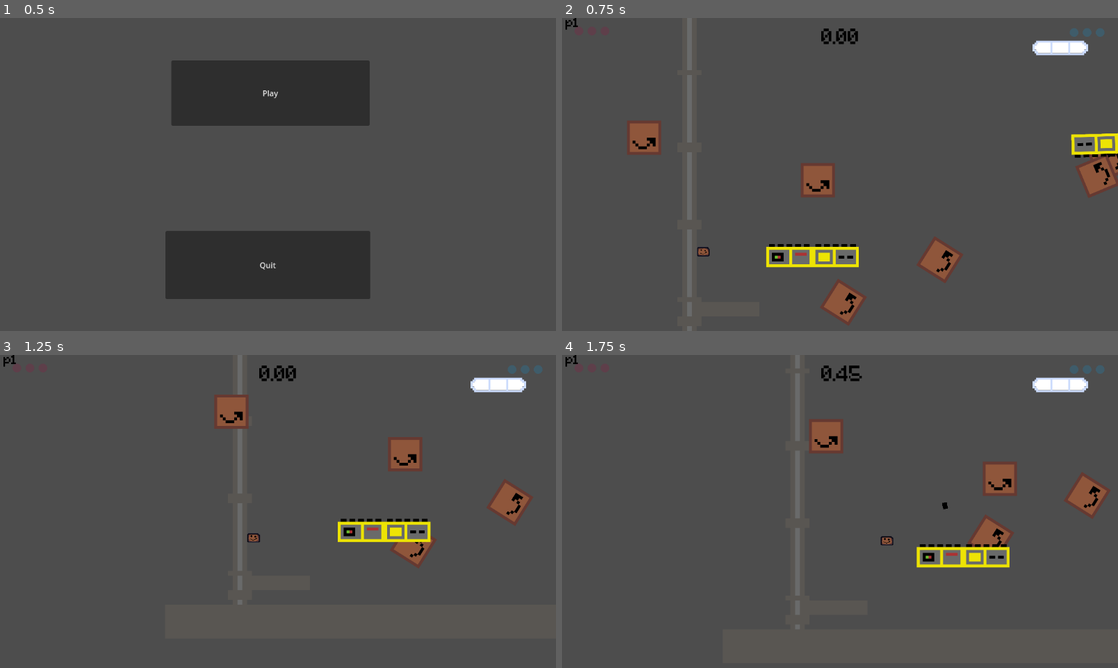
Above: before the commit, frames 1-4 (two rows, left to right).
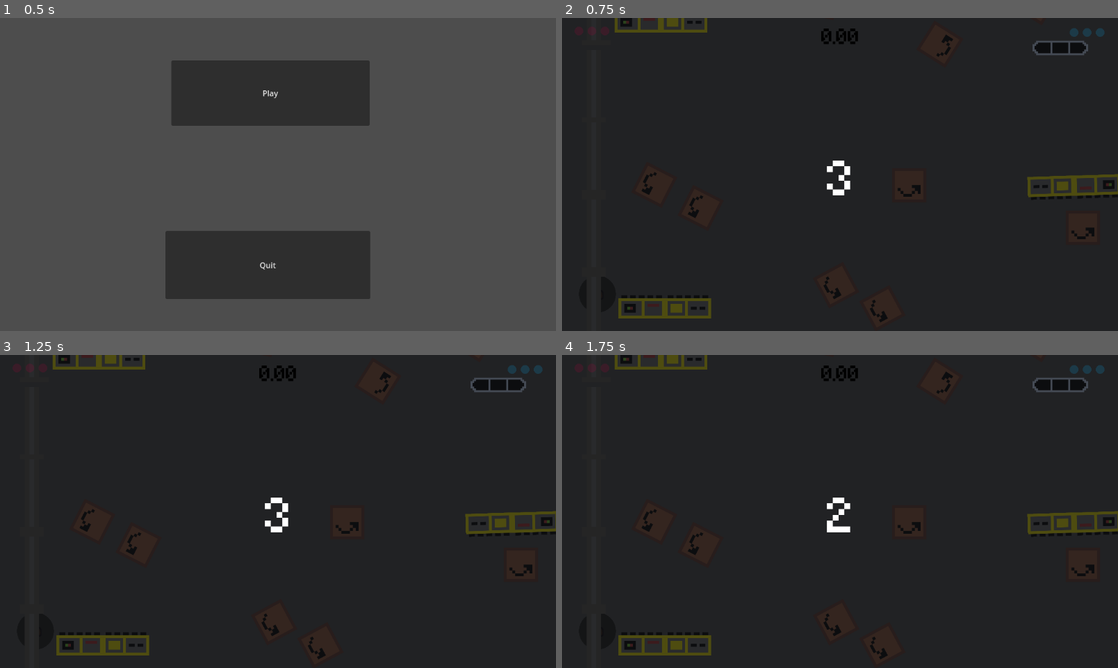
Above: after the commit, the same moments.

Repository: huhaochen06/Crayon-Box-Tournament
Game: Godot game, scene res://main.tscn
Two runs of this game, one before a commit and one after it. Both use one fixed random seed, a clock stepped at 60 frames per second and the inputs below.
Inputs (mouse positions are in pixels of both pictures, inside the frame that each line leads up to):
- Up to frame 1 (0.5 s): no input
- Up to frame 2 (0.75 s): click "Play" at 0.5 s
- Up to frame 3 (1.25 s): no input
- Up to frame 4 (1.75 s): tap Enter (ui_accept) at 1.25, 1.52 s; move the mouse to (962, 495) at 1.27 s; hold Right (ui_right) from 1.28 s (still down); hold W (start_stopwatch) from 1.28 s (still down); click (962, 495) at 1.42 s

Frame 1 is identical in both runs. In frame 2, 100% of the frame differs, in the area x 0-100%, y 0-100%; in frame 3, 100%; in frame 4, 100%.

Commit message:
countdown

Diff:
--- a/power/cards/dasher.tres
+++ b/power/cards/dasher.tres
@@ -1,14 +1,14 @@
 [gd_resource type="Resource" script_class="PlayerModifiers" load_steps=4 format=3 uid="uid://chjnn18y5i4d5"]
 
-[ext_resource type="Script" path="res://power/cards/base.gd" id="1_cjt20"]
-[ext_resource type="Texture2D" uid="uid://614jql83bymk" path="res://power/assets/Sprinter + Dasher.png" id="1_ps6km"]
+[ext_resource type="Texture2D" uid="uid://614jql83bymk" path="res://power/assets/Sprinter + Dasher.png" id="1_3hgub"]
+[ext_resource type="Script" path="res://power/cards/base.gd" id="2_t0bxo"]
 
 [sub_resource type="AtlasTexture" id="AtlasTexture_dy11d"]
-atlas = ExtResource("1_ps6km")
+atlas = ExtResource("1_3hgub")
 region = Rect2(170, 10, 140, 220)
 
 [resource]
-script = ExtResource("1_cjt20")
+script = ExtResource("2_t0bxo")
 movement_speed = 0.0
 size = Vector2(1, 1)
 phase_duration = 0.0
--- /dev/null
+++ b/world/countdown.gd
@@ -0,0 +1,11 @@
+extends Node2D
+
+@onready var timer = $CanvasLayer/Label/Timer
+@onready var label = $CanvasLayer/Label
+
+# Called every frame. 'delta' is the elapsed time since the previous frame.
+func _process(delta):
+	label.text = str(int(timer.time_left))
+
+func _on_timer_timeout():
+	queue_free()
--- /dev/null
+++ b/world/countdown.tscn
@@ -0,0 +1,39 @@
+[gd_scene load_steps=5 format=3 uid="uid://dbwddh73tb077"]
+
+[ext_resource type="FontFile" uid="uid://c67amo7dbl1io" path="res://power/assets/Minecraft.ttf" id="1_liqhp"]
+[ext_resource type="Script" path="res://world/countdown.gd" id="1_rgdhd"]
+[ext_resource type="Texture2D" uid="uid://h4sgxe7xfm50" path="res://world/world_3/art/474c55.png" id="2_wgsqg"]
+
+[sub_resource type="LabelSettings" id="LabelSettings_xl16h"]
+font = ExtResource("1_liqhp")
+font_size = 96
+
+[node name="Countdown" type="Node2D"]
+process_mode = 3
+script = ExtResource("1_rgdhd")
+
+[node name="CanvasLayer" type="CanvasLayer" parent="."]
+
+[node name="TextureRect" type="TextureRect" parent="CanvasLayer"]
+modulate = Color(0.243137, 0.243137, 0.243137, 0.72549)
+offset_right = 1168.0
+offset_bottom = 657.0
+texture = ExtResource("2_wgsqg")
+expand_mode = 1
+
+[node name="Label" type="Label" parent="CanvasLayer"]
+offset_left = 482.0
+offset_top = 295.0
+offset_right = 671.0
+offset_bottom = 391.0
+size_flags_horizontal = 6
+text = "3"
+label_settings = SubResource("LabelSettings_xl16h")
+horizontal_alignment = 1
+
+[node name="Timer" type="Timer" parent="CanvasLayer/Label"]
+wait_time = 4.0
+one_shot = true
+autostart = true
+
+[connection signal="timeout" from="CanvasLayer/Label/Timer" to="." method="_on_timer_timeout"]
--- a/world/world.gd
+++ b/world/world.gd
@@ -3,61 +3,75 @@
 var allLevels = ["res://world/world_1/world_1.tscn", "res://world/world_2/world_2.tscn", "res://world/world_3/world_3.tscn"]
 
 @onready var stopwatch = $CanvasLayer/Stopwatch
+@onready var timer = $Timer
+
+func _on_Button_pressed():
+    timer.start()
+
+func _on_Timer_timeout():
+    get_tree().paused = false
 
 func create_instance(add):
-	var scene = load(add)
-	var scene_instance = scene.instantiate()
-	return scene_instance
+    var scene = load(add)
+    var scene_instance = scene.instantiate()
+    return scene_instance
 
 # Called when the node enters the scene tree for the first time.
 func _ready():
-	# Add a random level to the scene as child
-	if Game.split == 2:
-		Game.current_world = allLevels[randi() % allLevels.size()]
-	elif Game.split == 0:
-		Game.current_world = allLevels[randi() % allLevels.size()]
-		Game.split = 1
+    var overlay = "res://world/countdown.tscn"
+    var scene = load(overlay).instantiate()
+    self.add_child(scene)
+    timer.connect("timeout", _on_Timer_timeout)
+    timer.start()
+    get_tree().paused = true
 
-	var world = create_instance(Game.current_world)
-	self.add_child(world)
+    # Add a random level to the scene as child
+    if Game.split == 2:
+        Game.current_world = allLevels[randi() % allLevels.size()]
+    elif Game.split == 0:
+        Game.current_world = allLevels[randi() % allLevels.size()]
+        Game.split = 1
 
-	var spawn = world.get_node("Spawn")
-	print(spawn.global_position)
-	$Box.global_position = spawn.global_position
+    var world = create_instance(Game.current_world)
+    self.add_child(world)
 
-	var goal = world.get_node("Goal")
-	goal.connect("body_entered", on_goal_entered)
+    var spawn = world.get_node("Spawn")
+    print(spawn.global_position)
+    $Box.global_position = spawn.global_position
+
+    var goal = world.get_node("Goal")
+    goal.connect("body_entered", on_goal_entered)
 
 func _process(delta):
-	if Input.is_action_pressed("start_stopwatch") and !stopwatch.counting:
-		stopwatch.start()
+    if Input.is_action_pressed("start_stopwatch") and !stopwatch.counting:
+        stopwatch.start()
 
-	if Input.is_action_just_pressed("ui_cancel"):
-		get_tree().change_scene_to_file("res://main.tscn")
+    if Input.is_action_just_pressed("ui_cancel"):
+        get_tree().change_scene_to_file("res://main.tscn")
 
 func on_goal_entered(body):
-	if body.name != "Box":
-		return
+    if body.name != "Box":
+        return
 
-	stopwatch.stop()
-	Game.times[Game.current_player] = stopwatch.time
-	print(Game.times)
-	if Game.current_player == 'p1':
-		Game.split = 1
-		Game.current_player = 'p2'
-	else:
-		Game.split = 2
-		Game.current_player = 'p1'
-		if Game.times['p1'] < Game.times['p2']:
-			Game.score['p1'] += 1
-			Game.loser = 'p2'
-		else:
-			Game.score['p2'] += 1
-			Game.loser = 'p1'
-		get_tree().change_scene_to_file("res://power/PowerScreen.tscn")
-		return
+    stopwatch.stop()
+    Game.times[Game.current_player] = stopwatch.time
+    print(Game.times)
+    if Game.current_player == 'p1':
+        Game.split = 1
+        Game.current_player = 'p2'
+    else:
+        Game.split = 2
+        Game.current_player = 'p1'
+        if Game.times['p1'] < Game.times['p2']:
+            Game.score['p1'] += 1
+            Game.loser = 'p2'
+        else:
+            Game.score['p2'] += 1
+            Game.loser = 'p1'
+        get_tree().change_scene_to_file("res://power/PowerScreen.tscn")
+        return
 
-	if Game.score['p1'] == 3 or Game.score['p2'] == 3:
-		print("Game over")
-	else:
-		get_tree().reload_current_scene()
+    if Game.score['p1'] == 3 or Game.score['p2'] == 3:
+        print("Game over")
+    else:
+        get_tree().reload_current_scene()
--- a/world/world.tscn
+++ b/world/world.tscn
@@ -54,6 +54,7 @@
 offset_bottom = 22.0
 label_settings = SubResource("LabelSettings_opf8i")
 script = SubResource("GDScript_m5mh8")
+metadata/_edit_use_anchors_ = true
 
 [node name="Wins" type="Node2D" parent="CanvasLayer"]
 
@@ -130,3 +131,9 @@
 offset_bottom = 67.0
 label_settings = SubResource("LabelSettings_s3ub1")
 script = ExtResource("8_1b547")
+metadata/_edit_use_anchors_ = true
+
+[node name="Timer" type="Timer" parent="."]
+process_mode = 3
+wait_time = 3.0
+one_shot = true
Not shown: 1 places in power/cards/efficiency.tres that only renumber resources
